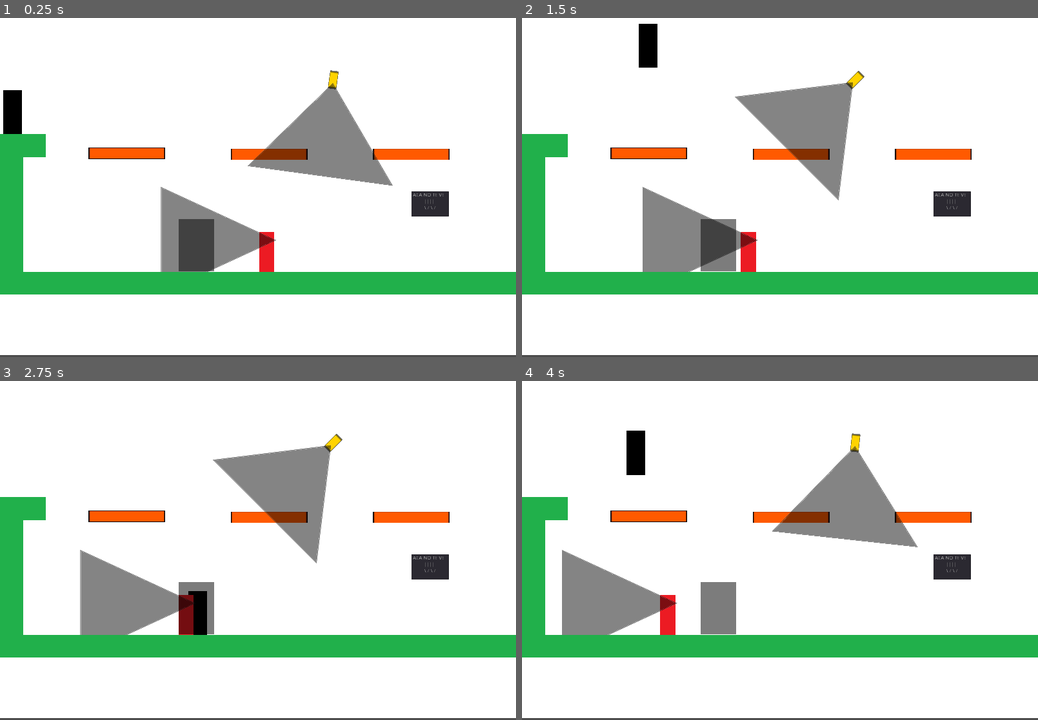
Above: before the commit, frames 1-4 (two rows, left to right).
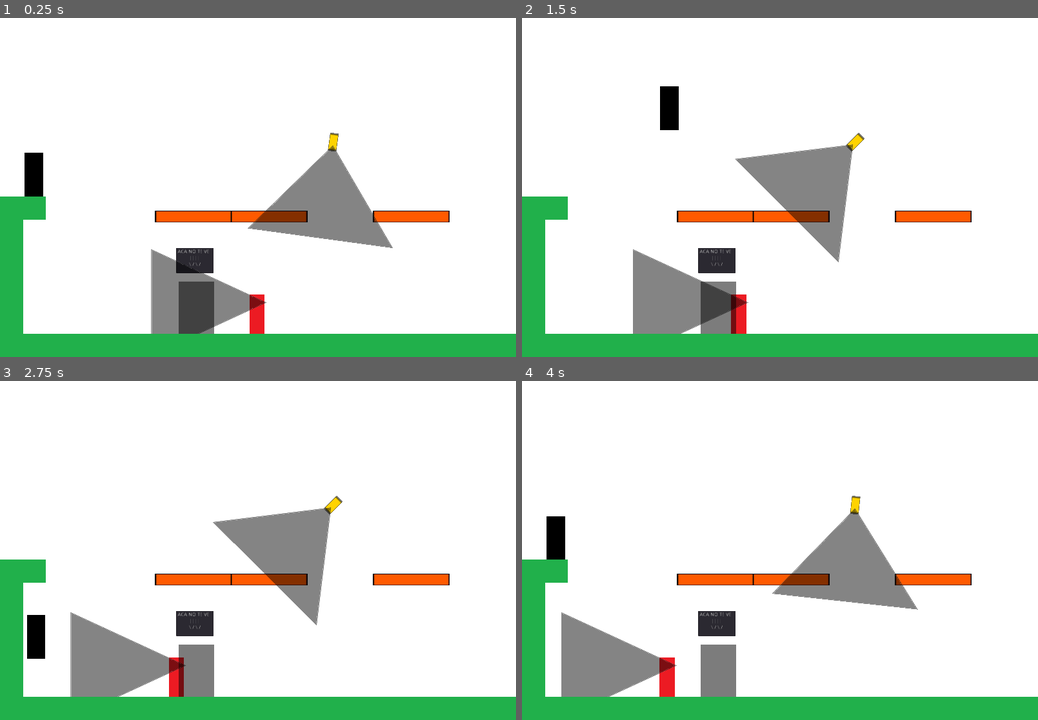
Above: after the commit, the same moments.

Repository: amuroBosetti/firulais-boss
Game: Godot game, scene res://Main.tscn
Two runs of this game, one before a commit and one after it. Both use one fixed random seed, a clock stepped at 60 frames per second and the inputs below.
Inputs:
- Up to frame 1 (0.25 s): no input
- Up to frame 2 (1.5 s): hold E (control_camera, bound only after the commit) 0.53-1.28 s; hold Right (move_right) from 0.53 s (still down); tap W (jump) at 0.77 s; tap E (control_camera, bound only after the commit) at 1.35 s
- Up to frame 3 (2.75 s): tap W (jump) at 1.52 s; release Right (move_right) at 2.03 s; hold A (move_left) from 2.03 s (still down); hold E (control_camera, bound only after the commit) from 2.03 s (still down)
- Up to frame 4 (4 s): release A (move_left) at 2.78 s; release E (control_camera, bound only after the commit) at 2.78 s; hold Right (move_right) from 2.78 s (still down); tap E (control_camera, bound only after the commit) at 2.85 s; tap W (jump) at 3.02, 3.77 s; hold E (control_camera, bound only after the commit) from 3.53 s (still down)

The runs differ from the first frame. In frame 1, 31% of the frame differs, in the area x 0-100%, y 15-100%; in frame 2, 31%; in frame 3, 32%; in frame 4, 33%, in the area x 0-100%, y 14-100%.

Commit message:
testeo cosas de la camara

Diff:
--- /dev/null
+++ b/Camera2D.gd
@@ -0,0 +1,6 @@
+extends Camera2D
+
+
+
+func _process(delta):
+	set_camera_limits()
--- a/Main.tscn
+++ b/Main.tscn
@@ -9,7 +9,7 @@
 [ext_resource path="res://entities/enemies/Guard.tscn" type="PackedScene" id=7]
 [ext_resource path="res://entities/world/Shadow.tscn" type="PackedScene" id=8]
 [ext_resource path="res://assets/textures/floor.png" type="Texture" id=9]
-[ext_resource path="res://GuardLimit.gd" type="Script" id=10]
+[ext_resource path="res://entities/world/GuardLimit.gd" type="Script" id=10]
 
 [sub_resource type="ConvexPolygonShape2D" id=3]
 points = PoolVector2Array( 64, 64, 0, 64, 0, 0, 64, 0 )
@@ -65,13 +65,6 @@
 
 [node name="Main" type="Node"]
 
-[node name="Camera2D" type="Camera2D" parent="."]
-position = Vector2( 284, 474 )
-offset = Vector2( 0, -200 )
-current = true
-zoom = Vector2( 1.8, 1.8 )
-limit_left = 0
-
 [node name="CanvasLayer" type="CanvasLayer" parent="."]
 layer = -1
 
@@ -83,7 +76,7 @@
 expand = true
 
 [node name="Player" parent="." instance=ExtResource( 2 )]
-position = Vector2( 35, 111 )
+position = Vector2( 94, 132 )
 
 [node name="Environment" type="Node" parent="."]
 
@@ -93,7 +86,7 @@
 position = Vector2( 5174, 0 )
 
 [node name="Platform" parent="Environment" instance=ExtResource( 6 )]
-position = Vector2( 354, 245 )
+position = Vector2( 540, 248 )
 
 [node name="Platform3" parent="Environment" instance=ExtResource( 6 )]
 position = Vector2( 1148, 248 )
@@ -102,10 +95,10 @@
 position = Vector2( 751, 248 )
 
 [node name="TextEdit" type="TextEdit" parent="Environment"]
-margin_left = 1148.0
-margin_top = 351.0
-margin_right = 1252.0
-margin_bottom = 422.0
+margin_left = 492.0
+margin_top = 335.0
+margin_right = 596.0
+margin_bottom = 406.0
 text = " ACA NO TE VE
  		 ||||
 		 \\ / \\ /"
@@ -114,7 +107,7 @@
 position = Vector2( 930, 40 )
 
 [node name="Guard" parent="." instance=ExtResource( 7 )]
-position = Vector2( 767, 521 )
+position = Vector2( 740, 521 )
 
 [node name="Shadow" parent="." instance=ExtResource( 8 )]
 position = Vector2( 548, 502 )
@@ -132,5 +125,5 @@
 collision_layer = 2
 collision_mask = 2
 format = 1
-tile_data = PoolIntArray( 458765, 0, 0, 458777, 0, 0, 524301, 0, 0, 524313, 0, 0 )
+tile_data = PoolIntArray( 458757, 0, 0, 458764, 0, 0, 524293, 0, 0, 524300, 0, 0 )
 script = ExtResource( 10 )
--- a/entities/player/IdleState.gd
+++ b/entities/player/IdleState.gd
@@ -11,3 +11,4 @@
 func update(delta:float):
 	parent._handle_deacceleration()
 	parent._apply_movement()
+	parent._handle_camera_movement_input()
--- a/entities/player/Player.gd
+++ b/entities/player/Player.gd
@@ -9,9 +9,11 @@
 
 onready var spawn_position = self.global_position
 onready var state_machine = $StateMachine
+onready var player_camera = $Position2D
 
 var velocity:Vector2 = Vector2.ZERO
 var move_direction:int = 0
+var camera_movement = 0
 
 func _ready():
 	state_machine.set_parent(self)
@@ -30,3 +32,11 @@
 	move_direction = int(Input.is_action_pressed("move_right")) - int(Input.is_action_pressed("move_left"))
 	if move_direction != 0:
 		velocity.x = clamp(velocity.x + (move_direction * ACCELERATION), -H_SPEED_LIMIT, H_SPEED_LIMIT)
+
+func _handle_camera_movement_input():
+	if Input.is_action_pressed("control_camera"):
+		camera_movement += 0.5
+		player_camera.position.x = position.x + min(camera_movement, 50)
+	if Input.is_action_just_released("control_camera"):
+		player_camera.position.x -= position.x
+		camera_movement = 0
--- a/entities/player/Player.tscn
+++ b/entities/player/Player.tscn
@@ -21,6 +21,20 @@
 [node name="CollisionShape2D" type="CollisionShape2D" parent="."]
 shape = SubResource( 1 )
 
+[node name="Position2D" type="Position2D" parent="."]
+
+[node name="Camera" type="Camera2D" parent="Position2D"]
+current = true
+zoom = Vector2( 1.8, 1.8 )
+limit_left = 0
+limit_bottom = 640
+drag_margin_h_enabled = true
+drag_margin_v_enabled = true
+drag_margin_left = 0.4
+drag_margin_top = 0.6
+drag_margin_right = 0.4
+editor_draw_drag_margin = true
+
 [node name="StateMachine" type="Node" parent="."]
 script = ExtResource( 3 )
 
--- a/project.godot
+++ b/project.godot
@@ -12,7 +12,7 @@
 "base": "TileMap",
 "class": "GuarLimit",
 "language": "GDScript",
-"path": "res://GuardLimit.gd"
+"path": "res://entities/world/GuardLimit.gd"
 }, {
 "base": "KinematicBody2D",
 "class": "Guard",
@@ -63,6 +63,11 @@
 , Object(InputEventKey,"resource_local_to_scene":false,"resource_name":"","device":0,"alt":false,"shift":false,"control":false,"meta":false,"command":false,"pressed":false,"scancode":16777232,"physical_scancode":0,"unicode":0,"echo":false,"script":null)
  ]
 }
+control_camera={
+"deadzone": 0.5,
+"events": [ Object(InputEventKey,"resource_local_to_scene":false,"resource_name":"","device":0,"alt":false,"shift":false,"control":false,"meta":false,"command":false,"pressed":false,"scancode":69,"physical_scancode":0,"unicode":0,"echo":false,"script":null)
+ ]
+}
 
 [physics]
 
Renamed: GuardLimit.gd -> entities/world/GuardLimit.gd
